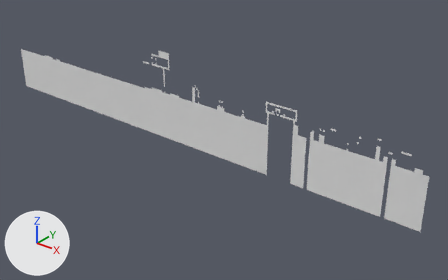
Renders of the OBJ model 2D Dashing Platformer/Assets/Tiled2Unity/Meshes/Level 2.obj from each side of a commit.
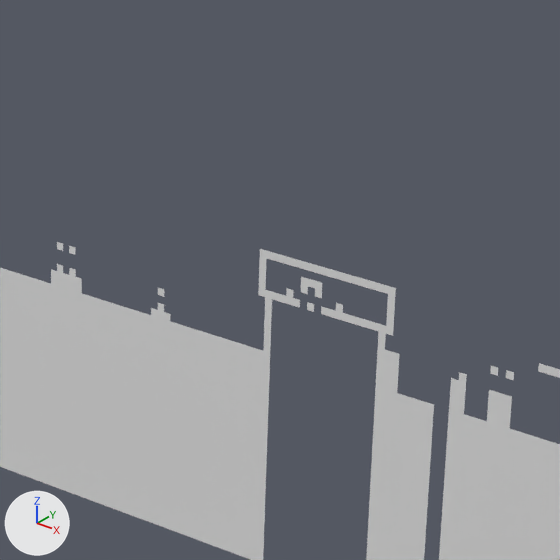
Each version appears first whole from a 50 mm camera at (2517.0, -7758.0, 3274.0) aimed at (-3923.0, 292.0, -1717.0), and next in a close-up on the part from 46% to 75% of the width and 16% to 62% of the height. The axes (+X, +Y, +Z) are drawn at lower left. The lights are the same throughout. Where no turn or scale is listed for an object, it has been applied to the vertices.

Names of what the first close-up shows: 'Level 2'.
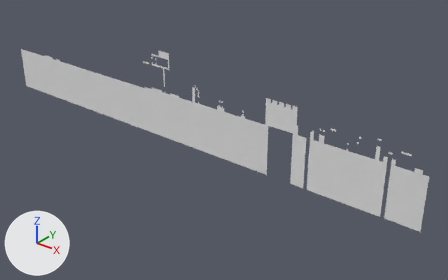
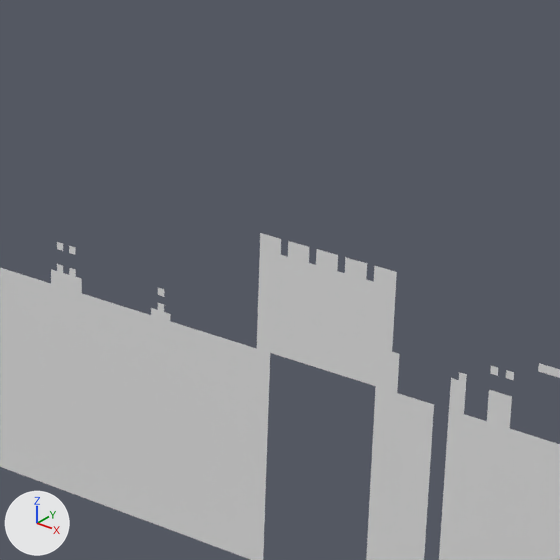
Pixel boxes (x1, y1, x2, y2) of what changed, in the close-ups (560 x 560 px):
'Level 2', reshaped
    before: (0, 242, 560, 560)
    after: (0, 233, 560, 560)
part 1 of me_level_2, added
    after: (257, 233, 397, 386)

Diff of the bpy script that builds the scene:
```diff
--- a/2D Dashing Platformer/Assets/Tiled2Unity/Meshes/Level 2.obj.py
+++ b/2D Dashing Platformer/Assets/Tiled2Unity/Meshes/Level 2.obj.py
@@ me_level_2 @@
 # used by ob_level_2; location = (0.0, 0.0, 0.0)
-me_level_2.from_pydata(...)  # 8953 vertices, 8322 faces; spans x -9600.0..0.0, y 0.0, z -1920.0..-192.0
+me_level_2.from_pydata(...)  # 9130 vertices, 8529 faces; spans x -9600.0..0.0, y 0.0, z -1920.0..-192.0
+# me_level_2 part 1
+# 34 new vertices lie (0.0, 0.0, 32.0) away from vertices in x -2816.0..-2208.0, y 0.0, z -992.0..-576.0
+# 33 new vertices lie (0.0, 0.0, 32.0) away from vertices in x -2816.0..-2208.0, y 0.0, z -960.0..-544.0
+# 23 new vertices lie (0.0, 0.0, -32.0) away from vertices in x -2816.0..-2272.0, y 0.0, z -768.0..-608.0
+# 15 new vertices lie (0.0, 0.0, -32.0) away from vertices in x -2816.0..-2304.0, y 0.0, z -800.0
+# 15 new vertices lie (0.0, 0.0, -32.0) away from vertices in x -2816.0..-2304.0, y 0.0, z -832.0
+# 15 new vertices lie (0.0, 0.0, -32.0) away from vertices in x -2816.0..-2304.0, y 0.0, z -864.0
+# 14 new vertices lie (0.0, 0.0, -32.0) away from vertices in x -2720.0..-2304.0, y 0.0, z -896.0
+# 14 new vertices lie (0.0, 0.0, -32.0) away from vertices in x -2720.0..-2304.0, y 0.0, z -928.0
+# 14 new vertices lie (0.0, 0.0, -32.0) away from vertices in x -2720.0..-2304.0, y 0.0, z -960.0
+# 207 new faces join them
```
